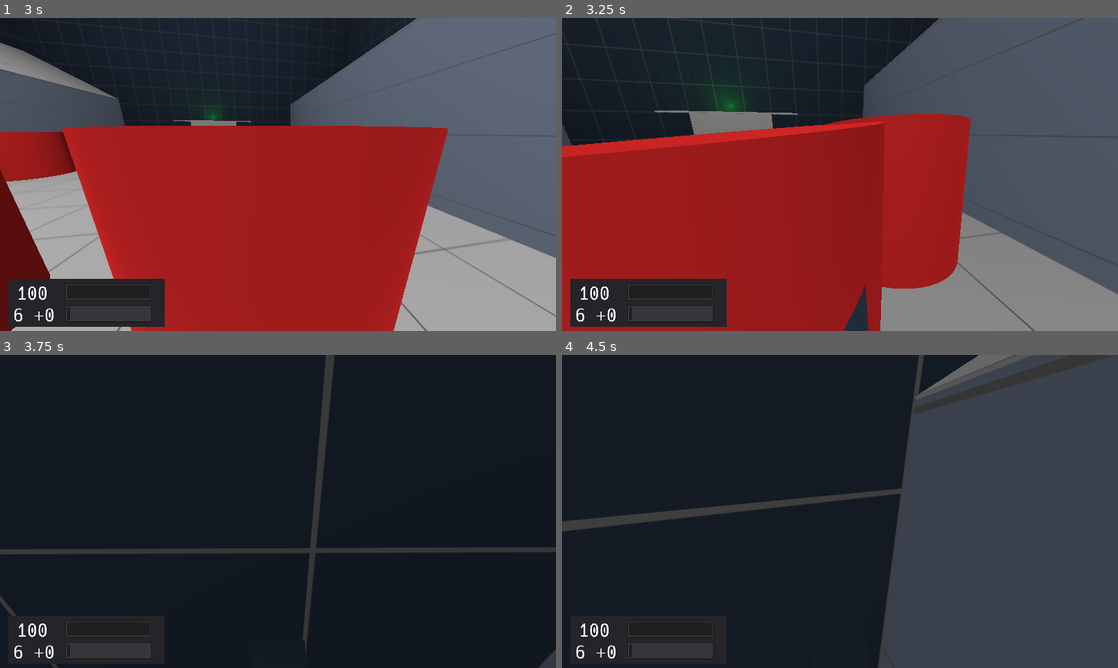
Above: before the commit, frames 1-4 (two rows, left to right).
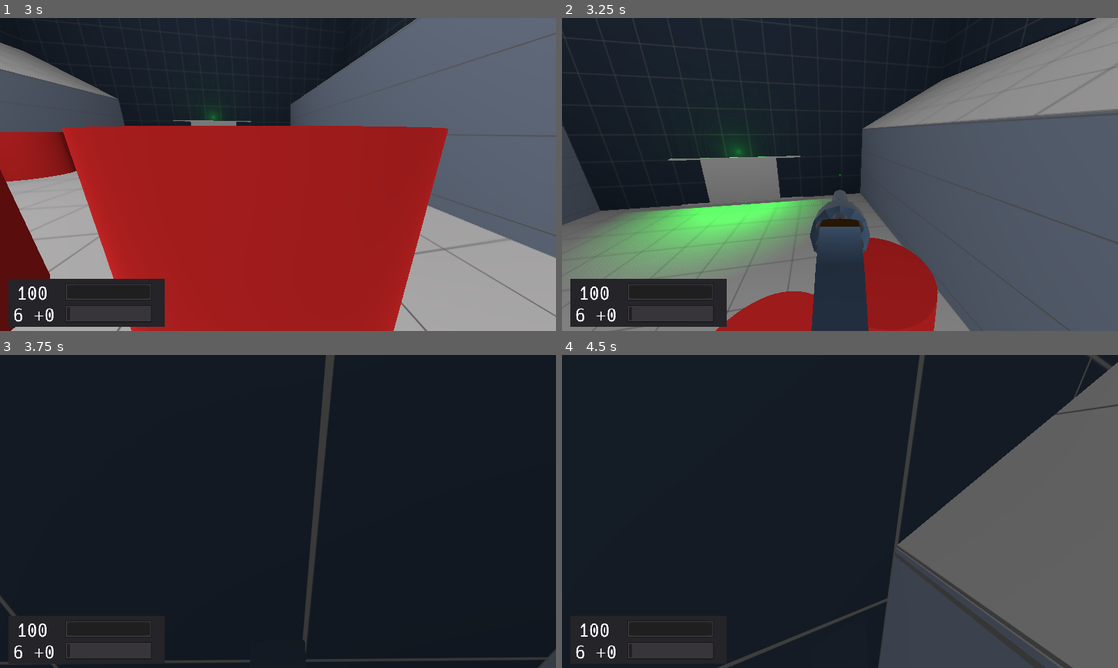
Above: after the commit, the same moments.

Repository: duckinator/keress
Game: Godot game, scene res://menus/MainMenu.tscn
Two runs of this game, one before a commit and one after it. Both use one fixed random seed, a clock stepped at 60 frames per second and the inputs below.
Inputs (mouse positions are in pixels of both pictures, inside the frame that each line leads up to):
- Up to frame 1 (3 s): click "New Game" at 0.5 s; tap Enter (ui_accept) at 1.25 s; move the mouse to (305, 174) at 1.27 s; press the mouse at (305, 174) at 1.28 s; hold W (movement_forward) from 1.28 s (still down); tap Space (movement_jump) at 1.52, 2.27 s; move the mouse to (250, 174) at 2.02 s; release the mouse at (250, 174) at 2.03 s; right-click (250, 174) at 2.1 s; move the mouse to (289, 168) at 2.77 s; tap Shift (movement_crouch) at 2.85 s
- Up to frame 2 (3.25 s): keep holding W (movement_forward)
- Up to frame 3 (3.75 s): keep holding W (movement_forward); move the mouse to (272, 517) at 3.52 s; tap Tab (quick_switch_item) at 3.6 s
- Up to frame 4 (4.5 s): keep holding W (movement_forward); tap Space (movement_jump) at 3.77 s; move the mouse to (878, 514) at 4.27 s; hold 1 from 4.28 s (still down)

Frame 1 is identical in both runs. In frame 2, 59% of the frame differs, in the area x 0-100%, y 0-100%; in frame 3, 2.0%; in frame 4, 33%.

Commit message:
fix crash; enemy health should always be a whole number; clean up impact handling for enemies

Diff:
--- a/src/enemies/enemy1/Enemy1.gd
+++ b/src/enemies/enemy1/Enemy1.gd
@@ -114,6 +114,9 @@
 var chase_path = null
 var chase_path_offset = 0
 func chase(delta, backoff):
+	if target == null:
+		return
+
 	var offset = Vector3(rand_range(-backoff, backoff), 0, rand_range(-backoff, backoff))
 
 	if chase_path == null or last_state != state:
@@ -203,7 +206,7 @@
 
 func adjust_health(value):
 	Map.add_area_of_interest(self, translation)
-	health = clamp(health + value, 0, MAX_HEALTH)
+	health = clamp(round(health + value), 0, MAX_HEALTH)
 	Console.debug(str(self) + ".health = " + str(health))
 	if health <= 0:
 		die()
@@ -244,21 +247,23 @@
 	if not body.has_method("get_last_velocity"):
 		return
 
-	if body is RigidBody and body.name.begins_with("Enemy"):
-		# lol infighting
+	var height = $MeshInstance.mesh.height
+	if floor(body.translation.y) > floor(translation.y):
+		# Curb stomps.
+		var vel = body.get_last_velocity()
+		var damage = impact_to_damage(body, vel) * 10
+		adjust_health(-damage)
+	else:
+		# Less dramatic impacts.
+		var vel = body.get_last_velocity()
+		var damage = impact_to_damage(body, vel) / 10
+		adjust_health(-damage)
+
+	if body.has_method("jump"):
+		body.jump()
+
+	var is_player = body is KinematicBody and body.name == "Player"
+	var is_enemy = body is RigidBody and body.name.begins_with("Enemy")
+	if is_enemy or is_player:
 		target = body.translation
-		var vel = body.get_last_velocity()
-		var damage = impact_to_damage(body, vel)
-		adjust_health(-damage)
-		return
-
-	var height = $MeshInstance.mesh.height
-	if body is KinematicBody:
-		# Curb stomps.
-		if floor(body.translation.y) > floor(translation.y):
-			var vel = body.get_last_velocity()
-			var damage = impact_to_damage(body, vel)
-			adjust_health(-damage)
-			body.jump()
-		set_state(EVADE)
-		return
+	set_state(EVADE)
